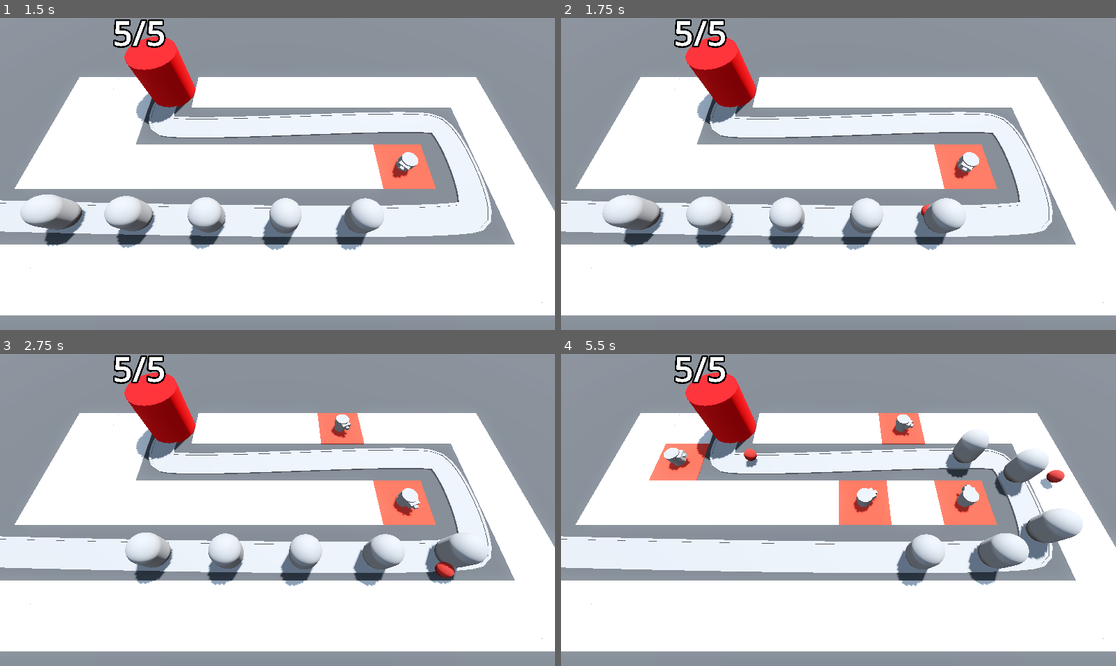
Above: before the commit, frames 1-4 (two rows, left to right).
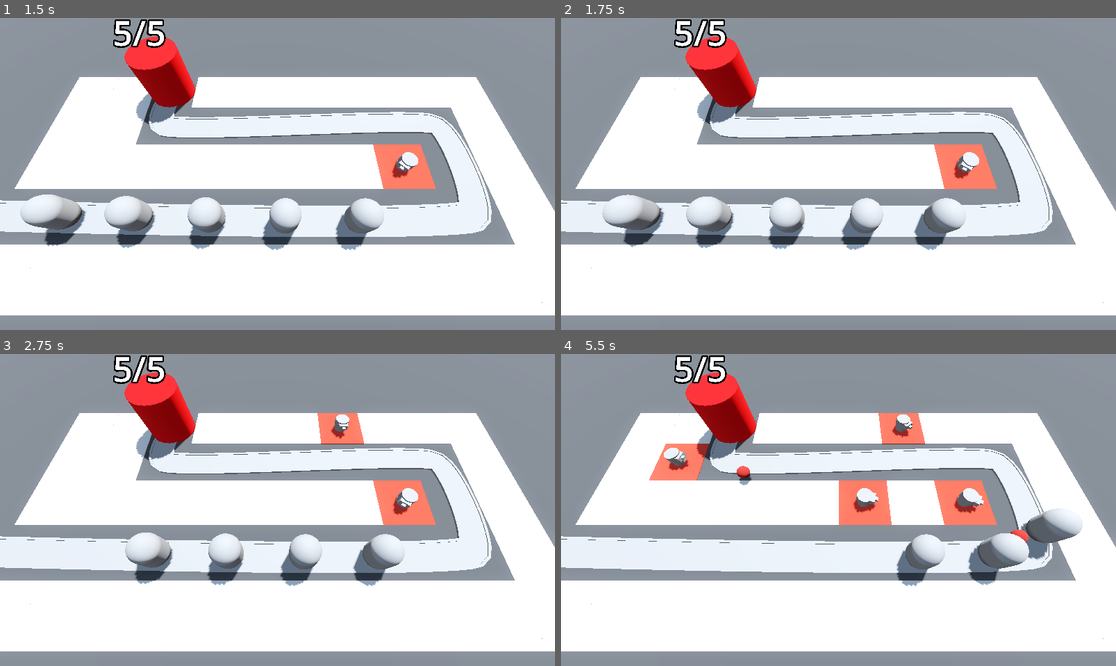
Above: after the commit, the same moments.

Repository: t04glovern/TinyTowerDefense
Game: Godot game, scene res://Levels/BaseLevel.tscn
Same seed, same stepped clock (60 frames per second), same inputs: the game is played once before the commit and once after it.
Inputs (mouse positions are in pixels of both pictures, inside the frame that each line leads up to):
- Up to frame 1 (1.5 s): move the mouse to (399, 158) at 0.52 s; press the mouse at (399, 158) at 0.53 s; move the mouse to (166, 189) at 1.27 s; release the mouse at (166, 189) at 1.28 s; click (166, 189) at 1.35 s
- Up to frame 2 (1.75 s): no input
- Up to frame 3 (2.75 s): move the mouse to (333, 441) at 2.02 s; press the mouse at (333, 441) at 2.03 s
- Up to frame 4 (5.5 s): move the mouse to (810, 572) at 2.77 s; release the mouse at (810, 572) at 2.78 s; click (810, 572) at 2.85 s; move the mouse to (1005, 556) at 3.52 s; press the mouse at (1005, 556) at 3.53 s; move the mouse to (672, 463) at 4.27 s; release the mouse at (672, 463) at 4.28 s; click (672, 463) at 4.35 s; move the mouse to (866, 510) at 5.02 s; press the mouse at (866, 510) at 5.03 s

Frame 1 is identical in both runs. In frame 2, less than 0.1% of the frame differs, in the area x 63-67%, y 59-66%; in frame 3, 1.2%; in frame 4, 2.1%, in the area x 20-91%, y 21-61%.

Commit message:
49. Damaging Enemies

Diff:
--- a/Enemy/enemy.gd
+++ b/Enemy/enemy.gd
@@ -1,9 +1,19 @@
 extends PathFollow3D
 
 @export var speed: float = 5.0
+@export var max_health: int = 50
+
+var current_health: int:
+	set(health_in):
+		current_health = health_in
+		if current_health < 1:
+			queue_free()
 
 @onready var base = get_tree().get_first_node_in_group("base")
 
+
+func _ready() -> void:
+	current_health = max_health
 
 # Called every frame. 'delta' is the elapsed time since the previous frame.
 func _process(delta):
--- a/Enemy/enemy.tscn
+++ b/Enemy/enemy.tscn
@@ -1,8 +1,12 @@
-[gd_scene load_steps=3 format=3 uid="uid://cmqe0hesqhkcn"]
+[gd_scene load_steps=4 format=3 uid="uid://cmqe0hesqhkcn"]
 
 [ext_resource type="Script" path="res://Enemy/enemy.gd" id="1_13kd3"]
 
 [sub_resource type="CapsuleMesh" id="CapsuleMesh_hvgj4"]
+radius = 1.0
+height = 3.0
+
+[sub_resource type="CapsuleShape3D" id="CapsuleShape3D_km8mx"]
 radius = 1.0
 height = 3.0
 
@@ -13,3 +17,9 @@
 [node name="MeshInstance3D" type="MeshInstance3D" parent="."]
 transform = Transform3D(1, 0, 0, 0, 1, 0, 0, 0, 1, 0, 1.5, 0)
 mesh = SubResource("CapsuleMesh_hvgj4")
+
+[node name="EnemyArea3D" type="Area3D" parent="." groups=["enemy_area"]]
+
+[node name="CollisionShape3D" type="CollisionShape3D" parent="EnemyArea3D"]
+transform = Transform3D(1, 0, 0, 0, 1, 0, 0, 0, 1, 0, 1.5, 0)
+shape = SubResource("CapsuleShape3D_km8mx")
--- a/Turret/projectile.gd
+++ b/Turret/projectile.gd
@@ -13,3 +13,10 @@
 
 func _on_timer_timeout() -> void:
 	queue_free()
+
+
+func _on_area_entered(area: Area3D) -> void:
+	if area.is_in_group("enemy_area"):
+		print(area)
+		area.get_parent().current_health -= 25
+		queue_free()
--- a/Turret/projectile.tscn
+++ b/Turret/projectile.tscn
@@ -25,4 +25,5 @@
 one_shot = true
 autostart = true
 
+[connection signal="area_entered" from="." to="." method="_on_area_entered"]
 [connection signal="timeout" from="Timer" to="." method="_on_timer_timeout"]
